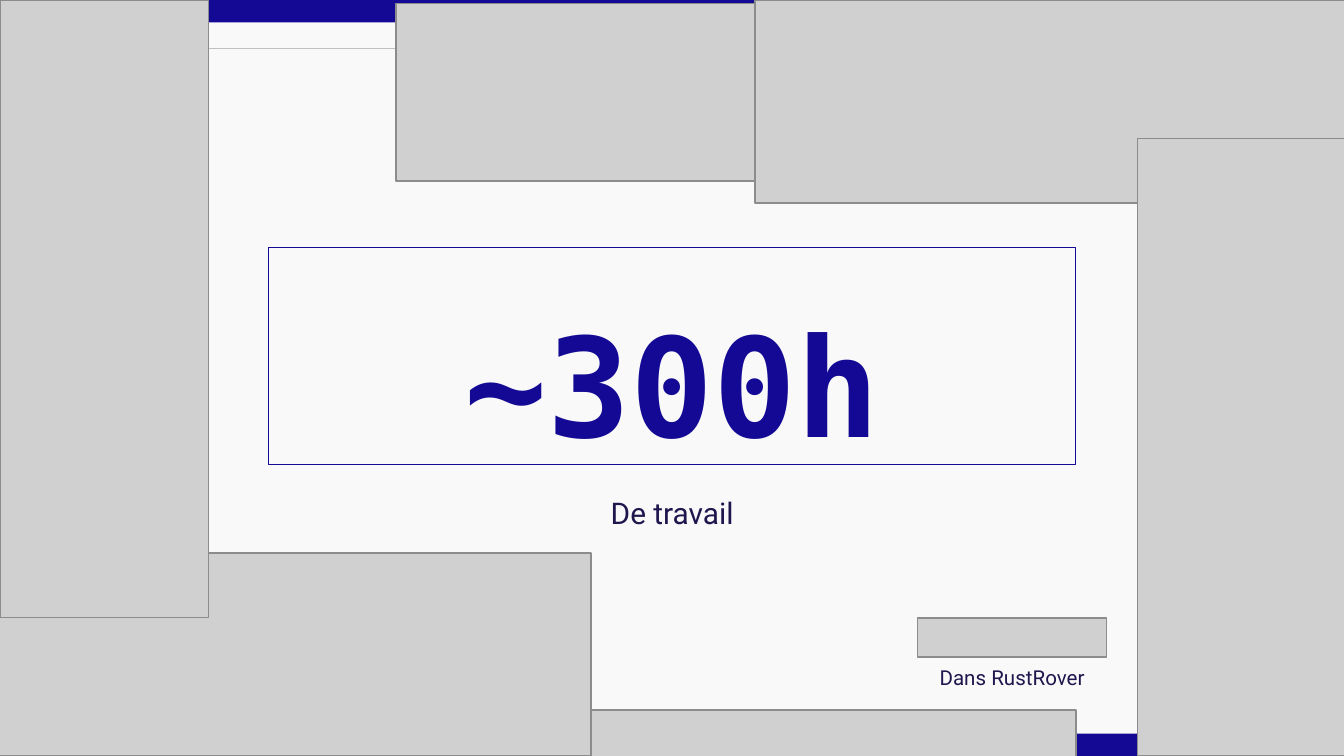
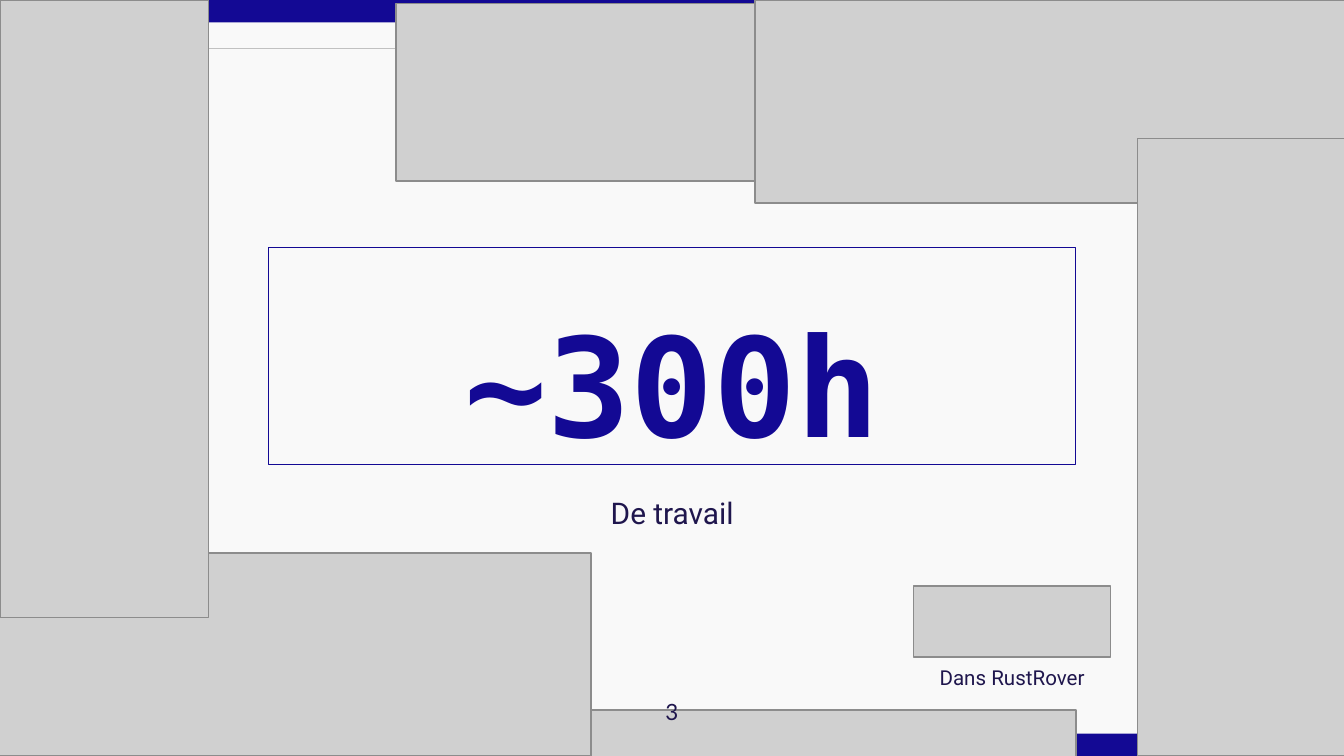
Before and after one commit to bananasmoothii/micromouse, a slide deck: slide 3 of Rendu/Presentation Soutenance.pptx. Drawn at 1344x756 pixels with LibreOffice and Linux fonts; fonts in the diff are those of the drawing; grey boxes stand for pictures. Boxes give left, top, right and bottom in pixels: in the first picture for what was removed or moved away, otherwise in the second. Text is boxed around its words. In the diff, an @@ line names an element or a change of style, - is before the commit and + after.

```diff
--- a/Rendu/Presentation Soutenance.pptx
+++ b/Rendu/Presentation Soutenance.pptx
@@ picture: place and size @@
-picture at <box>918,618,1107,657</box>
+picture at <box>914,586,1111,657</box>
@@ text added at <box>665,700,678,720</box>, 12 pt, text #1F164D @@
+3
```
Also in this commit, not shown: 15 other slides changed, 7 slides added, 38 slides removed, 7 other files.
